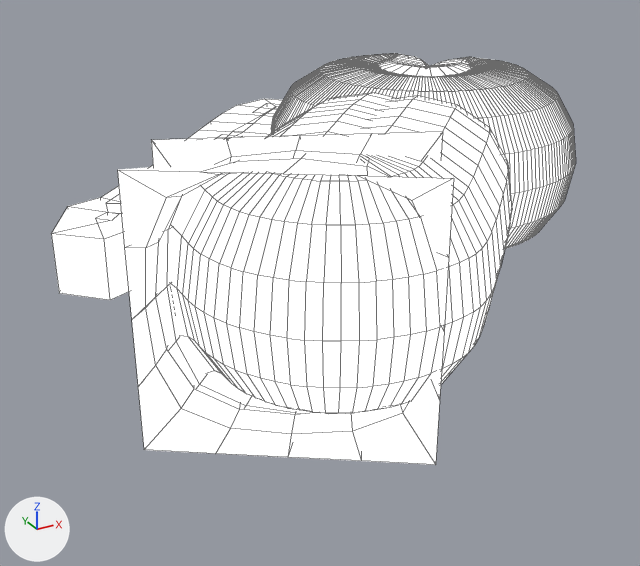
One commit to the Blender file projects/DomIK.js/v2.0/static/icons/icon_builder/icon_tools.blend: the scene before it, then after it.
Camera for both pictures: a 50 mm camera at (-1.47, -2.73, 0.96) aimed at (-0.08, -0.21, -0.3). The lights are fixed; the arrows at lower left show +X, +Y and +Z. Mesh edges are drawn as thin lines.
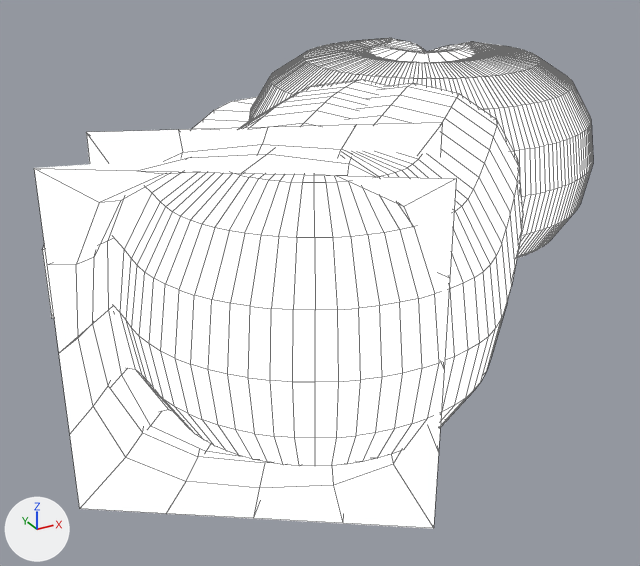
ob_empty is not drawn itself; it is the parent of ob_circle, ob_circle_001, ob_circle_002.
ob_empty_001 is not drawn itself; it is the parent of ob_plane, ob_plane_001, ob_plane_002.

Patch to the scene script:
```diff
--- a/projects/DomIK.js/v2.0/static/icons/icon_builder/icon_tools.blend.py
+++ b/projects/DomIK.js/v2.0/static/icons/icon_builder/icon_tools.blend.py
@@ me_plane @@
 me_plane.from_pydata(...)  # 16 vertices, 0 faces, 17 loose edges; spans x -0.24..0.24, y -3.0..1.63, z 0.0
 # used by ob_plane; parent = ob_empty_001; location = (0.0, 0.0, 0.0)
-me_plane.vertices[2].co = (-0.06, 1.0, 0.0)
-me_plane.vertices[3].co = (0.06, 1.0, 0.0)
-me_plane.vertices[4].co = (-0.2, 1.25, 0.0)
-me_plane.vertices[5].co = (0.2, 1.25, 0.0)
-me_plane.vertices[6].co = (-0.07, 1.63, 0.0)
-me_plane.vertices[7].co = (0.07, 1.63, 0.0)
-me_plane.vertices[10].co = (-0.24, -2.3, 0.0)
-me_plane.vertices[11].co = (0.24, -2.3, 0.0)
-me_plane.vertices[12].co = (-0.24, -2.7, 0.0)
-me_plane.vertices[13].co = (0.24, -2.7, 0.0)
-me_plane.vertices[14].co = (-0.15, -3.0, 0.0)
-me_plane.vertices[15].co = (0.15, -3.0, 0.0)
-me_plane.vertices[0].co = (-0.06, -1.0, 0.0)
-me_plane.vertices[1].co = (0.06, -1.0, 0.0)
-me_plane.vertices[8].co = (-0.17, -1.11, 0.0)
-me_plane.vertices[9].co = (0.17, -1.11, 0.0)
+# me_plane part 1
+me_plane.vertices[2].co = (-0.08, 1.0, 0.0)
+me_plane.vertices[3].co = (0.08, 1.0, 0.0)
+me_plane.vertices[4].co = (-0.27, 1.25, 0.0)
+me_plane.vertices[5].co = (0.27, 1.25, 0.0)
+me_plane.vertices[6].co = (-0.1, 1.63, 0.0)
+me_plane.vertices[7].co = (0.1, 1.63, 0.0)
+# me_plane part 2
+me_plane.vertices[10].co = (-0.48, -2.3, 0.0)
+me_plane.vertices[11].co = (0.48, -2.3, 0.0)
+me_plane.vertices[12].co = (-0.48, -2.7, 0.0)
+me_plane.vertices[13].co = (0.48, -2.7, 0.0)
+me_plane.vertices[14].co = (-0.29, -3.0, 0.0)
+me_plane.vertices[15].co = (0.29, -3.0, 0.0)
+# me_plane part 3
+me_plane.vertices[0].co = (-0.12, -1.0, 0.0)
+me_plane.vertices[1].co = (0.12, -1.0, 0.0)
+me_plane.vertices[8].co = (-0.33, -1.11, 0.0)
+me_plane.vertices[9].co = (0.33, -1.11, 0.0)
 me_plane.materials.append(mat_material_001)
@@ ob_empty @@
 ob_empty = bpy.data.objects.new('Empty', None)
-ob_empty.location = (0.404, -0.017, 0.0)
+ob_empty.location = (0.393, 0.0028, 0.0)
 ob_empty.rotation_euler = (0.0, 0.0, -0.785)  # degrees (0, 0, -45)
-ob_empty.scale = (1.53, 1.53, 1.53)
+ob_empty.scale = (1.75, 1.75, 1.75)
@@ ob_empty_001 @@
 ob_empty_001 = bpy.data.objects.new('Empty.001', None)
-ob_empty_001.location = (-0.466, 0.0945, 0.0)
+ob_empty_001.location = (-0.463, -0.00468, 0.0)
 ob_empty_001.rotation_euler = (0.0, 0.0, 2.356)  # degrees (0, 0, 135)
-ob_empty_001.scale = (0.369, 0.369, 0.369)
+ob_empty_001.scale = (0.403, 0.403, 0.403)
```

Pixel boxes (x1, y1, x2, y2) of what changed, in the pictures (640 x 566 px):
'Circle.001', moved, rescaled (24% wider, 21% taller)
    before: (118, 93, 512, 465)
    after: (34, 80, 523, 529)
'Circle', moved, rescaled (13% wider, 12% taller)
    before: (271, 53, 576, 249)
    after: (249, 38, 593, 258)
'Plane', reshaped, moved, rescaled
    before: (51, 99, 283, 300)
    after: (42, 97, 258, 318)
'Plane.002', moved, rescaled (not visible afterwards)
    before: (253, 103, 280, 113)
'Plane.001', moved, rescaled (not visible afterwards)
    before: (217, 134, 242, 138)
